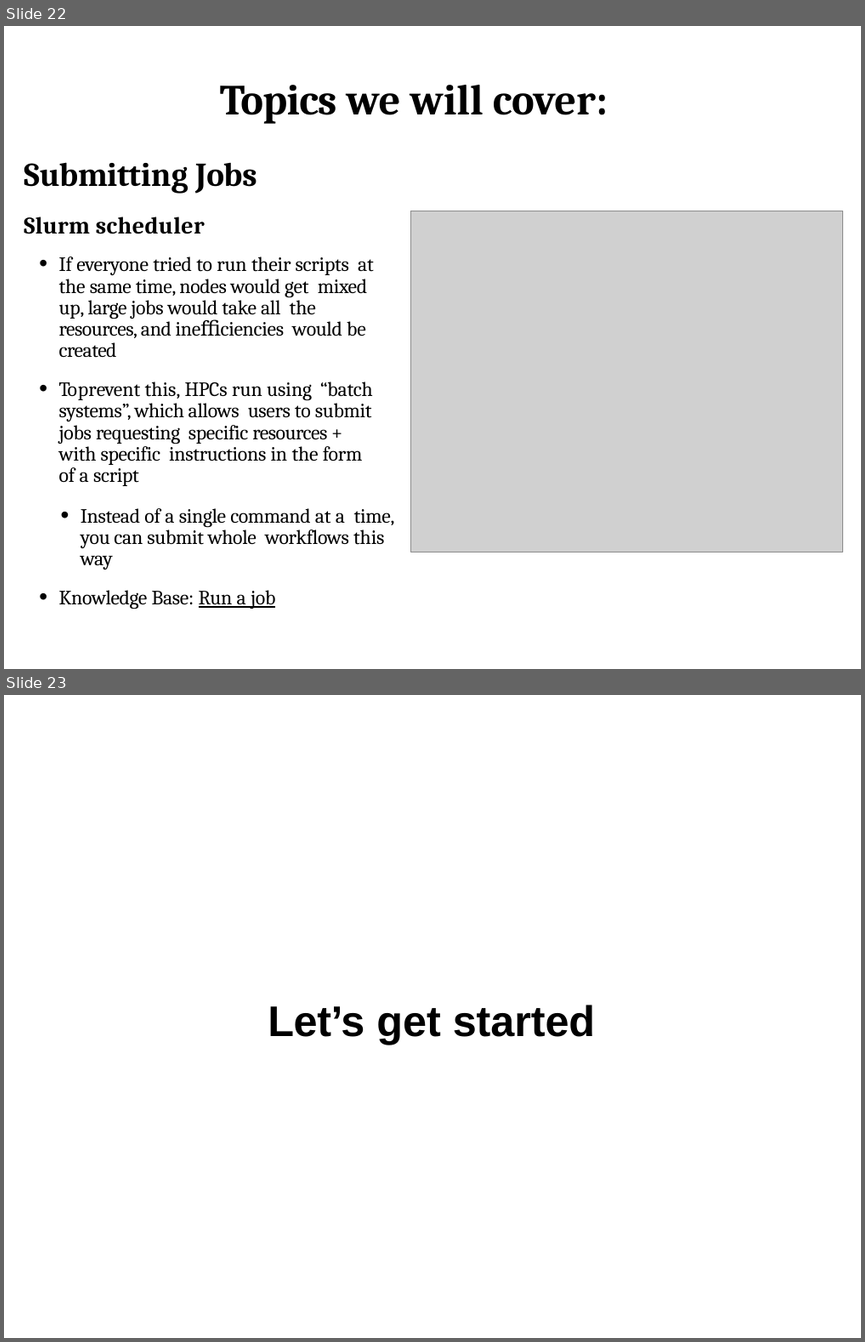
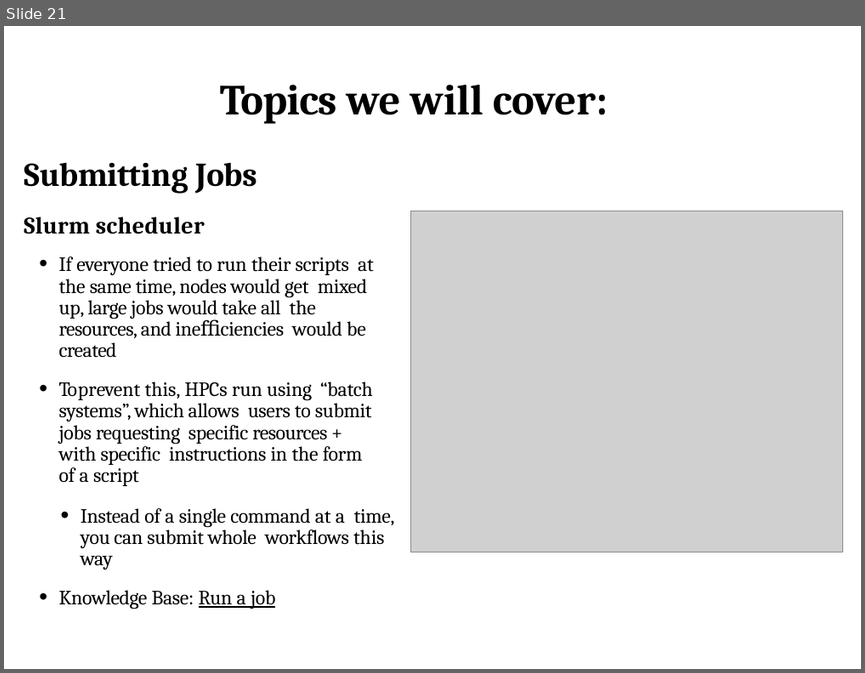
Before and after one commit to PRodriguez19/Intro-to-shell, a slide deck: lectures/Lecture1-MMG3320-Introduction.pptx. Shown one above the other, each under a label of ours: slides 22 and 23 before the commit, slide 21 after it. The pictures are 865x1342 and 865x673 pixels, drawn with LibreOffice and Linux fonts; fonts in the diff are those of the drawing; grey boxes stand for pictures. Boxes give left, top, right and bottom in pixels: in the first picture for what was removed or moved away, otherwise in the second. Text is boxed around its words. In the diff, an @@ line names an element or a change of style, - is before the commit and + after.

```diff
--- a/lectures/Lecture1-MMG3320-Introduction.pptx
+++ b/lectures/Lecture1-MMG3320-Introduction.pptx
@@ slide 23 removed at box(4, 695, 861, 1338), background #FFFFFF @@
@@ title removed at box(268, 1004, 595, 1044) @@
-Let’s get started
@@ what was slide 22 is now slide 21 @@
```
Also in this commit, not shown: 10 slides changed, 1 slide added, 1 other slide removed, 3 other files.
